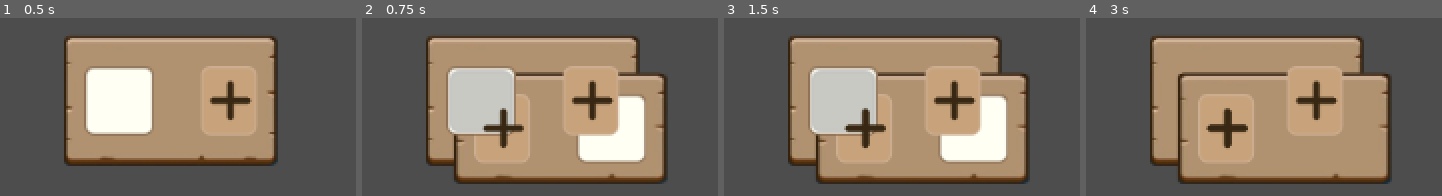
Above: before the commit, frames 1-4 (left to right).
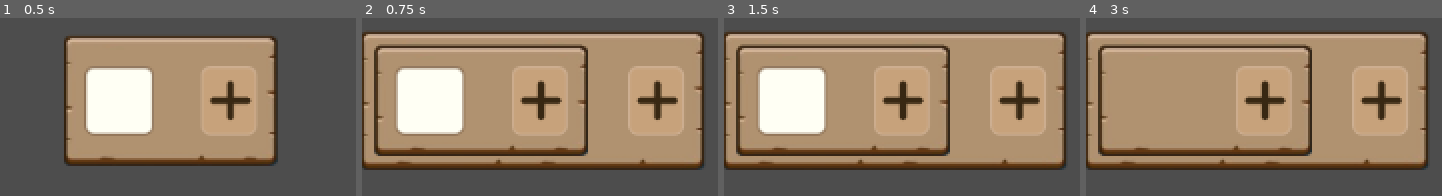
Above: after the commit, the same moments.

Repository: westonkelliher/GodotDemos
Game: Godot game, scene res://initial.tscn
The game is run twice, just before and just after one commit, with the same random seed, the same clock (stepped at 60 frames per second) and the same inputs. The project has no main scene, so this scene is started directly.
Inputs (mouse positions are in pixels of both pictures, inside the frame that each line leads up to):
- Up to frame 1 (0.5 s): no input
- Up to frame 2 (0.75 s): click (483, 101) at 0.5 s
- Up to frame 3 (1.5 s): click (862, 128) at 1.27 s
- Up to frame 4 (3 s): click (1224, 128) at 2.02 s; tap Enter (ui_accept) at 2.75 s

Frame 1 is identical in both runs. In frame 2, 59% of the frame differs, in the area x 0-97%, y 7-94%; in frame 3, 59%; in frame 4, 47%.

Commit message:
committing a lto cus things are breaking a lot and I want to save progress

Diff:
--- /dev/null
+++ b/Slotting/block.gd
@@ -0,0 +1,11 @@
+extends MarginContainer
+
+
+# Called when the node enters the scene tree for the first time.
+func _ready() -> void:
+	pass # Replace with function body.
+
+
+# Called every frame. 'delta' is the elapsed time since the previous frame.
+func _process(delta: float) -> void:
+	pass
--- a/Slotting/block.tscn
+++ b/Slotting/block.tscn
@@ -1,11 +1,13 @@
-[gd_scene load_steps=4 format=3 uid="uid://b6cqw71wu5c5k"]
+[gd_scene load_steps=5 format=3 uid="uid://b6cqw71wu5c5k"]
 
+[ext_resource type="Script" path="res://block.gd" id="1_1drfm"]
 [ext_resource type="Texture2D" uid="uid://c34jwtu2l582j" path="res://nine-patch.png" id="1_kvb61"]
 [ext_resource type="PackedScene" uid="uid://1pphg8nkk265" path="res://slot.tscn" id="2_o83nk"]
 [ext_resource type="PackedScene" uid="uid://bfclb2u3qbkb0" path="res://appender.tscn" id="3_o537g"]
 
 [node name="Block" type="MarginContainer"]
 custom_minimum_size = Vector2(100, 50)
+script = ExtResource("1_1drfm")
 
 [node name="NinePatchRect" type="NinePatchRect" parent="."]
 layout_mode = 2
--- a/Slotting/slot.gd
+++ b/Slotting/slot.gd
@@ -8,7 +8,7 @@
 	if xx:
 		xx = false
 		remove_child($PanelC)
-		var a = load("res://blizock.tscn").instantiate()
+		var a = load("res://block.tscn").instantiate()
 		#add_child(a)
 		print("it is done")
 		for c in a.get_children():
@@ -18,8 +18,8 @@
 
 
 func _on_button_pressed() -> void:
-	var a = load("res://blizock.tscn").instantiate()
-	$C/C.add_child(a)
-	#$PanelC.queue_free()
-	#remove_child($PanelC)
+	var a = load("res://block.tscn").instantiate()
+	$C.add_child(a)
+	$PanelC.queue_free()
+	remove_child($PanelC)
 	print("press")
--- a/Slotting/slot.tscn
+++ b/Slotting/slot.tscn
@@ -36,20 +36,14 @@
 [node name="Slot" type="MarginContainer"]
 custom_minimum_size = Vector2(80, 80)
 anchors_preset = -1
+theme_override_constants/margin_left = 10
+theme_override_constants/margin_top = 10
+theme_override_constants/margin_right = 10
+theme_override_constants/margin_bottom = 10
 script = ExtResource("1_0gs4n")
 
-[node name="C" type="Control" parent="."]
+[node name="C" type="MarginContainer" parent="."]
 layout_mode = 2
-
-[node name="C" type="MarginContainer" parent="C"]
-layout_mode = 1
-anchors_preset = -1
-anchor_left = 0.25
-anchor_top = 0.287
-anchor_right = 0.25
-anchor_bottom = 0.287
-offset_top = 0.0400009
-offset_bottom = 0.0400009
 
 [node name="PanelC" type="PanelContainer" parent="."]
 custom_minimum_size = Vector2(50, 50)
